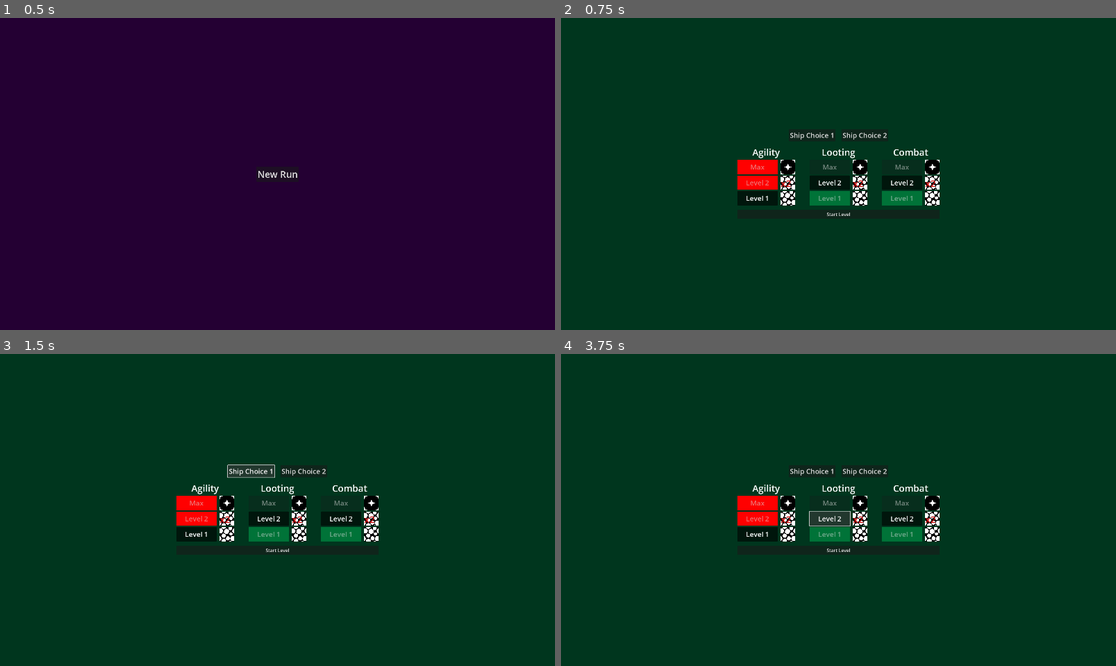
Above: before the commit, frames 1-4 (two rows, left to right).
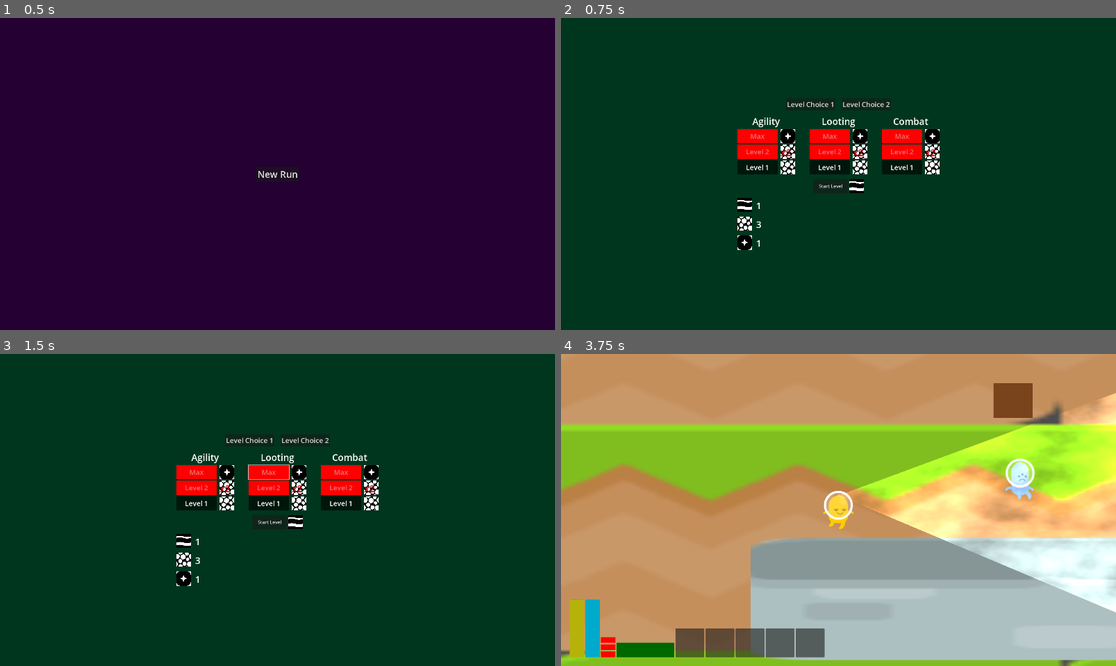
Above: after the commit, the same moments.

Repository: super-Colin/godot-rogue-halls
Game: Godot game, scene res://game.tscn
Same seed, same stepped clock (60 frames per second), same inputs: the game is played once before the commit and once after it.
Inputs (mouse positions are in pixels of both pictures, inside the frame that each line leads up to):
- Up to frame 1 (0.5 s): no input
- Up to frame 2 (0.75 s): click "New Run" at 0.5 s
- Up to frame 3 (1.5 s): click (249, 472) at 1.25 s, where only the run before the commit has a clickable "Ship Choice 1"
- Up to frame 4 (3.75 s): click (810, 441) at 2 s, where only the run after the commit has a clickable "Level Choice 1"; click "Ship Choice 2" (after the commit: "Level Choice 2") at 2.75 s; click (827, 519) at 3.5 s, where only the run before the commit has a clickable "Level 2"

Frame 1 is identical in both runs. In frame 2, 6.7% of the frame differs, in the area x 31-69%, y 26-75%; in frame 3, 6.9%; in frame 4, 100%, in the area x 0-100%, y 0-100%.

Commit message:
added inventory display and updates on buying

Diff:
--- a/player.gd
+++ b/player.gd
@@ -15,7 +15,7 @@
 ## Maximum speed reachable by player
 @export_range(0, 500) var max_speed := 200.0
 ## Minimum speed when variable_min_speed is set to true & min_speed isn't 0
-@export_range(0, 500) var min_speed := 0.0
+#@export_range(0, 500) var min_speed := 0.0
 ## Acceleration while on the ground (how quickly the player reaches max speed)
 @export_range(0, 500) var acceleration := 100.0
 ## Friction while on group (how quickly the player slows down)
@@ -25,9 +25,9 @@
 ## Air friction while in the air (how quickly the player slows down)
 @export_range(0, 50) var air_resistance := 50.0
 ## Sets a variable max speed depending on how far the joystick is pushed
-@export var is_variable_max_speed := false
-## sets a minimum speed based on min_speed
-@export var is_variable_min_speed := false
+#@export var is_variable_max_speed := false
+### sets a minimum speed based on min_speed
+#@export var is_variable_min_speed := false
 
 @export_group("Jump Assist")
 ## Max amount of time allowed after leaving the ground while still being able to jump
@@ -199,13 +199,13 @@
 	if !direction or sign(direction) != sign(velocity.x):
 		velocity.x = move_toward(velocity.x, 0, fric * delta * 100)
 
-	if is_variable_max_speed:
-		velocity.x = clamp(velocity.x, -max_speed * abs(direction), max_speed * abs(direction))
-	else:
-		velocity.x = clamp(velocity.x, -max_speed, max_speed)
-
-	if is_variable_min_speed and min_speed > 0:
-			velocity.x = maxf(abs(velocity.x), abs(min_speed * sign(direction))) * sign(direction)
+	#if is_variable_max_speed:
+		#velocity.x = clamp(velocity.x, -max_speed * abs(direction), max_speed * abs(direction))
+	#else:
+	velocity.x = clamp(velocity.x, -max_speed, max_speed)
+
+	#if is_variable_min_speed and min_speed > 0:
+			#velocity.x = maxf(abs(velocity.x), abs(min_speed * sign(direction))) * sign(direction)
 
 
 
--- a/player_stats.gd
+++ b/player_stats.gd
@@ -59,22 +59,54 @@
 	"agility":{
 		"1":{
 			"cost":{Inventory.items.scrap:1},
-			"stats":{"energyMax":20},
+			"stats":{"energyGeneration":0.2, "energyMax":10},
 			"bought":false # Reset this on new run
 		},
 		"2":{
 			"cost":{Inventory.items.scrap:2},
-			"stats":{"energyGeneration":2},
+			"stats":{"energyGeneration":0.2},
 			"bought":false
 		},
 		"3":{
 			"cost":{Inventory.items.core:1},
-			"stats":{"laserGenerationRate":5},
+			"stats":{"energyGeneration":0.2},
 			"bought":false
 		},
 	},
-	"looting":{},
-	"combat":{},
+	"looting":{
+		"1":{
+			"cost":{Inventory.items.scrap:1},
+			"stats":{"inventorySlots":1, "oxygenMax":10},
+			"bought":false # Reset this on new run
+		},
+		"2":{
+			"cost":{Inventory.items.scrap:2},
+			"stats":{"energyGeneration":0.2, "inventorySlots":1},
+			"bought":false
+		},
+		"3":{
+			"cost":{Inventory.items.core:1},
+			"stats":{"laserGenerationRate":1, "inventorySlots":1},
+			"bought":false
+		},
+	},
+	"combat":{
+		"1":{
+			"cost":{Inventory.items.scrap:1},
+			"stats":{"laserGenerationRate":0.3, "laserChargesMax":1},
+			"bought":false # Reset this on new run
+		},
+		"2":{
+			"cost":{Inventory.items.scrap:2},
+			"stats":{"energyGeneration":0.2, "laserChargesMax":1},
+			"bought":false
+		},
+		"3":{
+			"cost":{Inventory.items.core:1},
+			"stats":{"laserGenerationRate":1, "laserChargesMax":1},
+			"bought":false
+		},
+	},
 }
 
 
--- a/ship_menu.gd
+++ b/ship_menu.gd
@@ -7,11 +7,12 @@
 
 func _ready() -> void:
 	%StartLevelButton.pressed.connect(func():Globals.s_startLevel.emit())
-	pass
+	#updateInventoryDisplay()
 
 
 
 func setupUpgradeTree():
+	updateInventoryDisplay()
 	for skill in Stats.trees:
 		print("ship menu - skill: ", skill, ", upgrades: ", Stats.upgrades[skill])
 		setupSkillBranch(skill)
@@ -19,22 +20,25 @@
 			#
 
 
+func updateInventoryDisplay():
+	%FuelInventory/Label.text = str(Inventory.shipInventory[Inventory.items.fuel])
+	%ScrapInventory/Label.text = str(Inventory.shipInventory[Inventory.items.scrap])
+	%CoreInventory/Label.text = str(Inventory.shipInventory[Inventory.items.core])
 
 func setupSkillBranch(skillBranch):
 	var parentNode
-	#if skillBranch == Stats.trees.agility:
 	if skillBranch == "agility":
-		print("is agility tree")
 		parentNode = %AgilityTree
-	else:
-		return
+	elif skillBranch == "looting":
+		parentNode = %LootingTree
+	elif skillBranch == "combat":
+		parentNode = %CombatTree
 	var highestTierBought = 0
 	for tier in Stats.upgrades[skillBranch]:
 		print("ship menu - tier: ", tier, ", cost: ", Stats.upgrades[skillBranch][tier]["cost"])
 		var button = parentNode.get_node("Level"+ str(tier) +"/Button")
 		if button.pressed.is_connected(buySkillUpgrade):
 			button.pressed.disconnect(buySkillUpgrade)
-		print(button.pressed.get_connections())
 		if Stats.upgrades[skillBranch][tier]["bought"]:
 			markButtonAsBought(button)
 			highestTierBought = str_to_var(tier)
@@ -51,7 +55,8 @@
 	print("ship - bought upgrade: ", branch, ": ", tier)
 	Inventory.payCostFromShipInventory(Stats.upgrades[branch][tier]["cost"])
 	Stats.boughtUpgrade(branch, tier)
-	setupSkillBranch(branch)
+	#setupSkillBranch(branch)
+	setupUpgradeTree()
 
 
 
--- a/ship_menu.tscn
+++ b/ship_menu.tscn
@@ -3,12 +3,10 @@
 [ext_resource type="Texture2D" uid="uid://dhc406tshlctc" path="res://assets/pattern_46.png" id="1_fwr7s"]
 [ext_resource type="Script" uid="uid://3qpnrua142sa" path="res://ship_menu.gd" id="1_xiitf"]
 [ext_resource type="Texture2D" uid="uid://b6fxttte02rd2" path="res://assets/pattern_37.png" id="2_xiitf"]
+[ext_resource type="Texture2D" uid="uid://bjm56j8xhkxei" path="res://assets/pattern_30.png" id="4_abdte"]
 
 [sub_resource type="StyleBoxFlat" id="StyleBoxFlat_xiitf"]
 bg_color = Color(0.585065, 0.260884, 0.246856, 1)
-
-[sub_resource type="StyleBoxFlat" id="StyleBoxFlat_abdte"]
-bg_color = Color(7.21961e-07, 0.449836, 0.218889, 1)
 
 [node name="ShipMenu" type="MarginContainer"]
 anchors_preset = 15
@@ -37,12 +35,12 @@
 [node name="Button" type="Button" parent="VBoxContainer/NavigationChoices"]
 layout_mode = 2
 theme_override_font_sizes/font_size = 24
-text = "Ship Choice 1"
+text = "Level Choice 1"
 
 [node name="Button2" type="Button" parent="VBoxContainer/NavigationChoices"]
 layout_mode = 2
 theme_override_font_sizes/font_size = 24
-text = "Ship Choice 2"
+text = "Level Choice 2"
 
 [node name="SkillTrees" type="HBoxContainer" parent="VBoxContainer"]
 layout_mode = 2
@@ -134,23 +132,24 @@
 texture = ExtResource("2_xiitf")
 expand_mode = 2
 
-[node name="Looting" type="VBoxContainer" parent="VBoxContainer/SkillTrees"]
-layout_mode = 2
-size_flags_horizontal = 4
-size_flags_vertical = 4
-
-[node name="Label" type="Label" parent="VBoxContainer/SkillTrees/Looting"]
+[node name="LootingTree" type="VBoxContainer" parent="VBoxContainer/SkillTrees"]
+unique_name_in_owner = true
+layout_mode = 2
+size_flags_horizontal = 4
+size_flags_vertical = 4
+
+[node name="Label" type="Label" parent="VBoxContainer/SkillTrees/LootingTree"]
 custom_minimum_size = Vector2(200, 0)
 layout_mode = 2
 theme_override_font_sizes/font_size = 32
 text = "Looting"
 horizontal_alignment = 1
 
-[node name="HBoxContainer3" type="HBoxContainer" parent="VBoxContainer/SkillTrees/Looting"]
-layout_mode = 2
-theme_override_constants/separation = 10
-
-[node name="Level3" type="Button" parent="VBoxContainer/SkillTrees/Looting/HBoxContainer3"]
+[node name="Level3" type="HBoxContainer" parent="VBoxContainer/SkillTrees/LootingTree"]
+layout_mode = 2
+theme_override_constants/separation = 10
+
+[node name="Button" type="Button" parent="VBoxContainer/SkillTrees/LootingTree/Level3"]
 layout_mode = 2
 size_flags_horizontal = 3
 theme_override_font_sizes/font_size = 24
@@ -159,31 +158,32 @@
 button_pressed = true
 text = "Max"
 
-[node name="TextureRect" type="TextureRect" parent="VBoxContainer/SkillTrees/Looting/HBoxContainer3"]
+[node name="TextureRect" type="TextureRect" parent="VBoxContainer/SkillTrees/LootingTree/Level3"]
 custom_minimum_size = Vector2(50, 50)
 layout_mode = 2
 texture = ExtResource("1_fwr7s")
 expand_mode = 2
 
-[node name="HBoxContainer2" type="HBoxContainer" parent="VBoxContainer/SkillTrees/Looting"]
-layout_mode = 2
-theme_override_constants/separation = 10
-
-[node name="Level2" type="Button" parent="VBoxContainer/SkillTrees/Looting/HBoxContainer2"]
-layout_mode = 2
-size_flags_horizontal = 3
-theme_override_font_sizes/font_size = 24
+[node name="Level2" type="HBoxContainer" parent="VBoxContainer/SkillTrees/LootingTree"]
+layout_mode = 2
+theme_override_constants/separation = 10
+
+[node name="Button" type="Button" parent="VBoxContainer/SkillTrees/LootingTree/Level2"]
+layout_mode = 2
+size_flags_horizontal = 3
+theme_override_font_sizes/font_size = 24
+disabled = true
 toggle_mode = true
 button_pressed = true
 text = "Level 2"
 
-[node name="TextureRect" type="TextureRect" parent="VBoxContainer/SkillTrees/Looting/HBoxContainer2"]
-custom_minimum_size = Vector2(50, 50)
-layout_mode = 2
-texture = ExtResource("2_xiitf")
-expand_mode = 2
-
-[node name="Label" type="Label" parent="VBoxContainer/SkillTrees/Looting/HBoxContainer2/TextureRect"]
+[node name="TextureRect" type="TextureRect" parent="VBoxContainer/SkillTrees/LootingTree/Level2"]
+custom_minimum_size = Vector2(50, 50)
+layout_mode = 2
+texture = ExtResource("2_xiitf")
+expand_mode = 2
+
+[node name="Label" type="Label" parent="VBoxContainer/SkillTrees/LootingTree/Level2/TextureRect"]
 layout_mode = 1
 anchors_preset = 2
 anchor_top = 1.0
@@ -196,43 +196,44 @@
 text = "x2"
 vertical_alignment = 2
 
-[node name="HBoxContainer1" type="HBoxContainer" parent="VBoxContainer/SkillTrees/Looting"]
-layout_mode = 2
-theme_override_constants/separation = 10
-
-[node name="Level1" type="Button" parent="VBoxContainer/SkillTrees/Looting/HBoxContainer1"]
-layout_mode = 2
-size_flags_horizontal = 3
-theme_override_font_sizes/font_size = 24
-theme_override_styles/disabled = SubResource("StyleBoxFlat_abdte")
+[node name="Level1" type="HBoxContainer" parent="VBoxContainer/SkillTrees/LootingTree"]
+layout_mode = 2
+theme_override_constants/separation = 10
+
+[node name="Button" type="Button" parent="VBoxContainer/SkillTrees/LootingTree/Level1"]
+layout_mode = 2
+size_flags_horizontal = 3
+theme_override_font_sizes/font_size = 24
+theme_override_styles/disabled = SubResource("StyleBoxFlat_xiitf")
 disabled = true
 toggle_mode = true
 button_pressed = true
 text = "Level 1"
 
-[node name="TextureRect" type="TextureRect" parent="VBoxContainer/SkillTrees/Looting/HBoxContainer1"]
-custom_minimum_size = Vector2(50, 50)
-layout_mode = 2
-texture = ExtResource("2_xiitf")
-expand_mode = 2
-
-[node name="AgilityTree3" type="VBoxContainer" parent="VBoxContainer/SkillTrees"]
-layout_mode = 2
-size_flags_horizontal = 4
-size_flags_vertical = 4
-
-[node name="Label" type="Label" parent="VBoxContainer/SkillTrees/AgilityTree3"]
+[node name="TextureRect" type="TextureRect" parent="VBoxContainer/SkillTrees/LootingTree/Level1"]
+custom_minimum_size = Vector2(50, 50)
+layout_mode = 2
+texture = ExtResource("2_xiitf")
+expand_mode = 2
+
+[node name="CombatTree" type="VBoxContainer" parent="VBoxContainer/SkillTrees"]
+unique_name_in_owner = true
+layout_mode = 2
+size_flags_horizontal = 4
+size_flags_vertical = 4
+
+[node name="Label" type="Label" parent="VBoxContainer/SkillTrees/CombatTree"]
 custom_minimum_size = Vector2(200, 0)
 layout_mode = 2
 theme_override_font_sizes/font_size = 32
 text = "Combat"
 horizontal_alignment = 1
 
-[node name="HBoxContainer4" type="HBoxContainer" parent="VBoxContainer/SkillTrees/AgilityTree3"]
-layout_mode = 2
-theme_override_constants/separation = 10
-
-[node name="Level3" type="Button" parent="VBoxContainer/SkillTrees/AgilityTree3/HBoxContainer4"]
+[node name="Level3" type="HBoxContainer" parent="VBoxContainer/SkillTrees/CombatTree"]
+layout_mode = 2
+theme_override_constants/separation = 10
+
+[node name="Button" type="Button" parent="VBoxContainer/SkillTrees/CombatTree/Level3"]
 layout_mode = 2
 size_flags_horizontal = 3
 theme_override_font_sizes/font_size = 24
@@ -241,31 +242,32 @@
 button_pressed = true
 text = "Max"
 
-[node name="TextureRect" type="TextureRect" parent="VBoxContainer/SkillTrees/AgilityTree3/HBoxContainer4"]
+[node name="TextureRect" type="TextureRect" parent="VBoxContainer/SkillTrees/CombatTree/Level3"]
 custom_minimum_size = Vector2(50, 50)
 layout_mode = 2
 texture = ExtResource("1_fwr7s")
 expand_mode = 2
 
-[node name="HBoxContainer2" type="HBoxContainer" parent="VBoxContainer/SkillTrees/AgilityTree3"]
-layout_mode = 2
-theme_override_constants/separation = 10
-
-[node name="Level2" type="Button" parent="VBoxContainer/SkillTrees/AgilityTree3/HBoxContainer2"]
-layout_mode = 2
-size_flags_horizontal = 3
-theme_override_font_sizes/font_size = 24
+[node name="Level2" type="HBoxContainer" parent="VBoxContainer/SkillTrees/CombatTree"]
+layout_mode = 2
+theme_override_constants/separation = 10
+
+[node name="Button" type="Button" parent="VBoxContainer/SkillTrees/CombatTree/Level2"]
+layout_mode = 2
+size_flags_horizontal = 3
+theme_override_font_sizes/font_size = 24
+disabled = true
 toggle_mode = true
 button_pressed = true
 text = "Level 2"
 
-[node name="TextureRect" type="TextureRect" parent="VBoxContainer/SkillTrees/AgilityTree3/HBoxContainer2"]
-custom_minimum_size = Vector2(50, 50)
-layout_mode = 2
-texture = ExtResource("2_xiitf")
-expand_mode = 2
-
-[node name="Label" type="Label" parent="VBoxContainer/SkillTrees/AgilityTree3/HBoxContainer2/TextureRect"]
+[node name="TextureRect" type="TextureRect" parent="VBoxContainer/SkillTrees/CombatTree/Level2"]
+custom_minimum_size = Vector2(50, 50)
+layout_mode = 2
+texture = ExtResource("2_xiitf")
+expand_mode = 2
+
+[node name="Label" type="Label" parent="VBoxContainer/SkillTrees/CombatTree/Level2/TextureRect"]
 layout_mode = 1
 anchors_preset = 2
 anchor_top = 1.0
@@ -278,27 +280,89 @@
 text = "x2"
 vertical_alignment = 2
 
-[node name="HBoxContainer1" type="HBoxContainer" parent="VBoxContainer/SkillTrees/AgilityTree3"]
-layout_mode = 2
-theme_override_constants/separation = 10
-
-[node name="Level1" type="Button" parent="VBoxContainer/SkillTrees/AgilityTree3/HBoxContainer1"]
-layout_mode = 2
-size_flags_horizontal = 3
-theme_override_font_sizes/font_size = 24
-theme_override_styles/disabled = SubResource("StyleBoxFlat_abdte")
+[node name="Level1" type="HBoxContainer" parent="VBoxContainer/SkillTrees/CombatTree"]
+layout_mode = 2
+theme_override_constants/separation = 10
+
+[node name="Button" type="Button" parent="VBoxContainer/SkillTrees/CombatTree/Level1"]
+layout_mode = 2
+size_flags_horizontal = 3
+theme_override_font_sizes/font_size = 24
+theme_override_styles/disabled = SubResource("StyleBoxFlat_xiitf")
 disabled = true
 toggle_mode = true
 button_pressed = true
 text = "Level 1"
 
-[node name="TextureRect" type="TextureRect" parent="VBoxContainer/SkillTrees/AgilityTree3/HBoxContainer1"]
-custom_minimum_size = Vector2(50, 50)
-layout_mode = 2
-texture = ExtResource("2_xiitf")
-expand_mode = 2
-
-[node name="StartLevelButton" type="Button" parent="VBoxContainer"]
-unique_name_in_owner = true
+[node name="TextureRect" type="TextureRect" parent="VBoxContainer/SkillTrees/CombatTree/Level1"]
+custom_minimum_size = Vector2(50, 50)
+layout_mode = 2
+texture = ExtResource("2_xiitf")
+expand_mode = 2
+
+[node name="HBoxContainer" type="HBoxContainer" parent="VBoxContainer"]
+layout_mode = 2
+size_flags_horizontal = 4
+
+[node name="StartLevelButton" type="Button" parent="VBoxContainer/HBoxContainer"]
+unique_name_in_owner = true
+custom_minimum_size = Vector2(120, 0)
 layout_mode = 2
 text = "Start Level"
+
+[node name="TextureRect" type="TextureRect" parent="VBoxContainer/HBoxContainer"]
+custom_minimum_size = Vector2(50, 50)
+layout_mode = 2
+texture = ExtResource("4_abdte")
+expand_mode = 2
+
+[node name="FuelInventory" type="HBoxContainer" parent="VBoxContainer"]
+unique_name_in_owner = true
+layout_mode = 2
+theme_override_constants/separation = 15
+
+[node name="TextureRect" type="TextureRect" parent="VBoxContainer/FuelInventory"]
+custom_minimum_size = Vector2(50, 50)
+layout_mode = 2
+texture = ExtResource("4_abdte")
+expand_mode = 2
+
+[node name="Label" type="Label" parent="VBoxContainer/FuelInventory"]
+layout_mode = 2
+size_flags_vertical = 8
+theme_override_font_sizes/font_size = 32
+text = "2"
+
+[node name="ScrapInventory" type="HBoxContainer" parent="VBoxContainer"]
+unique_name_in_owner = true
+layout_mode = 2
+theme_override_constants/separation = 15
+
+[node name="TextureRect" type="TextureRect" parent="VBoxContainer/ScrapInventory"]
+custom_minimum_size = Vector2(50, 50)
+layout_mode = 2
+texture = ExtResource("2_xiitf")
+expand_mode = 2
+
+[node name="Label" type="Label" parent="VBoxContainer/ScrapInventory"]
+layout_mode = 2
+size_flags_vertical = 8
+theme_override_font_sizes/font_size = 32
+text = "2"
+
+[node name="CoreInventory" type="HBoxContainer" parent="VBoxContainer"]
+unique_name_in_owner = true
+layout_mode = 2
+theme_override_constants/separation = 15
+
+[node name="TextureRect" type="TextureRect" parent="VBoxContainer/CoreInventory"]
+custom_minimum_size = Vector2(50, 50)
+layout_mode = 2
+texture = ExtResource("1_fwr7s")
+expand_mode = 2
+
+[node name="Label" type="Label" parent="VBoxContainer/CoreInventory"]
+layout_mode = 2
+size_flags_vertical = 8
+theme_override_font_sizes/font_size = 32
+text = "2"
